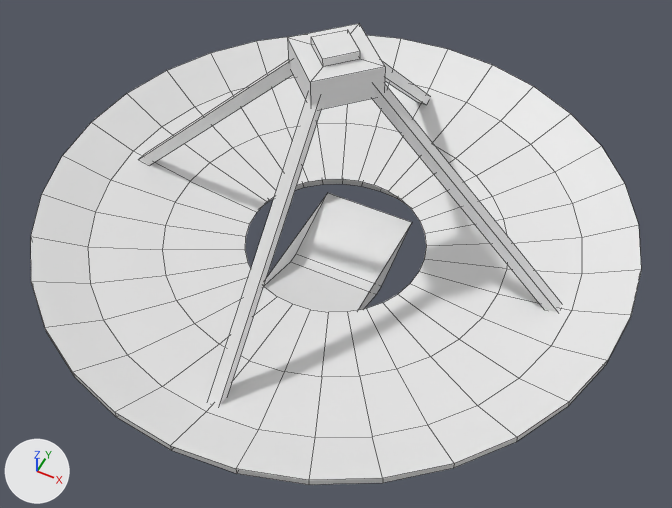
Renders of the OBJ model src/main/resources/assets/galacticraftcore/models/teledish.obj from each side of a commit.
Camera for both pictures: a camera (50 mm lens) standing at (2.28, -4.54, 8.23) and looking at (0.19, -0.38, 3.02). The lights are fixed; the arrows at lower left show +X, +Y and +Z. Mesh edges are drawn as thin lines. Materials are left out; every surface is plain grey. Where no turn or scale is listed for an object, it has been applied to the vertices.

The scene before the commit, as lines of its bpy script (objects in view):
```python
me_teledish = bpy.data.meshes.new('teledish')
me_teledish.from_pydata(...)  # 256 vertices, 203 faces; spans x -2.32..2.32, y -2.32..2.32, z 2.3..4.6
me_teledish.materials.append(mat_none)
ob_teledish = bpy.data.objects.new('teledish', me_teledish)
ob_teledish.location = (0.0, 0.0, 0.0)
```
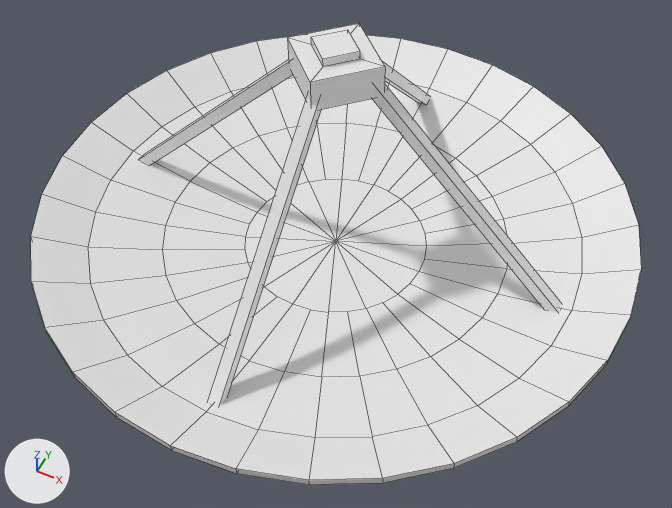
What differs and where, as boxes (x1, y1, x2, y2) in the pictures (672 x 508 px):
part 1 of me_teledish, built on
    before: (264, 193, 412, 312)
    after: (245, 179, 426, 312)

The change, as a diff of the scene's bpy script:
```diff
--- a/src/main/resources/assets/galacticraftcore/models/teledish.obj.py
+++ b/src/main/resources/assets/galacticraftcore/models/teledish.obj.py
@@ me_teledish @@
 # used by ob_teledish; location = (0.0, 0.0, 0.0)
-me_teledish.from_pydata(...)  # 256 vertices, 203 faces; spans x -2.32..2.32, y -2.32..2.32, z 2.3..4.6
+me_teledish.from_pydata(...)  # 258 vertices, 235 faces; spans x -2.32..2.32, y -2.32..2.32, z 2.2..4.6
+# me_teledish part 1
+# 4 vertices in x -0.4..0.4, y -0.05..0.05, z 2.3 move by (0.0, 0.0, -0.1)
+# 2 vertices are added at (0.0, 0.0, 2.7), (0.0, 0.0, 2.5)
+# 32 new faces join them
```
